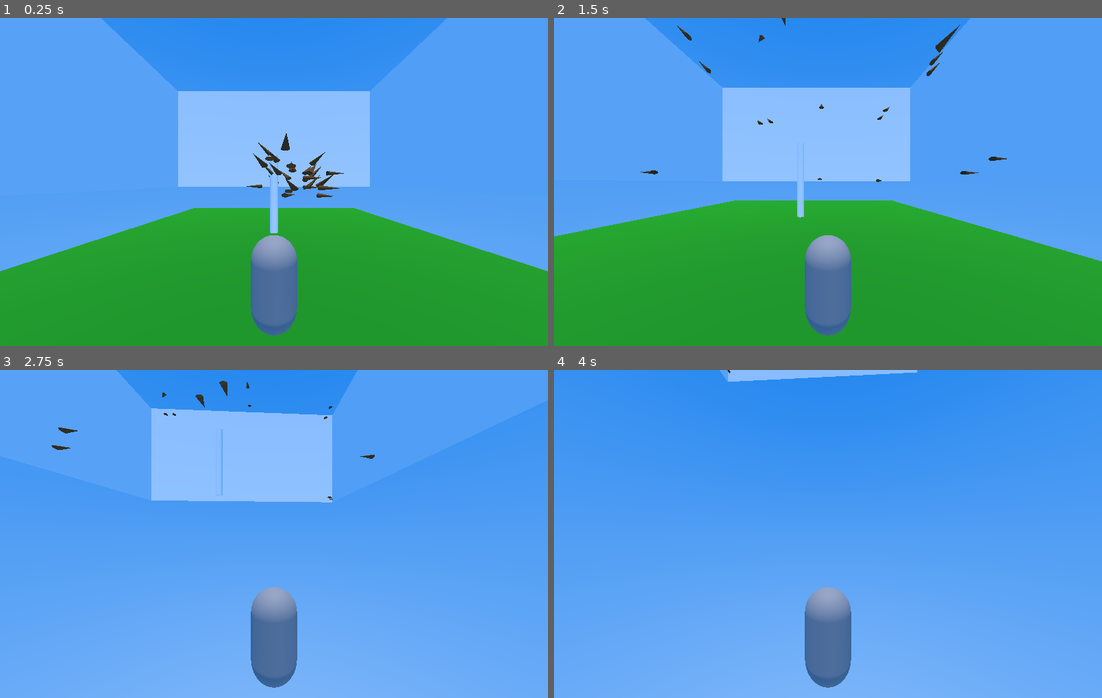
Above: before the commit, frames 1-4 (two rows, left to right).
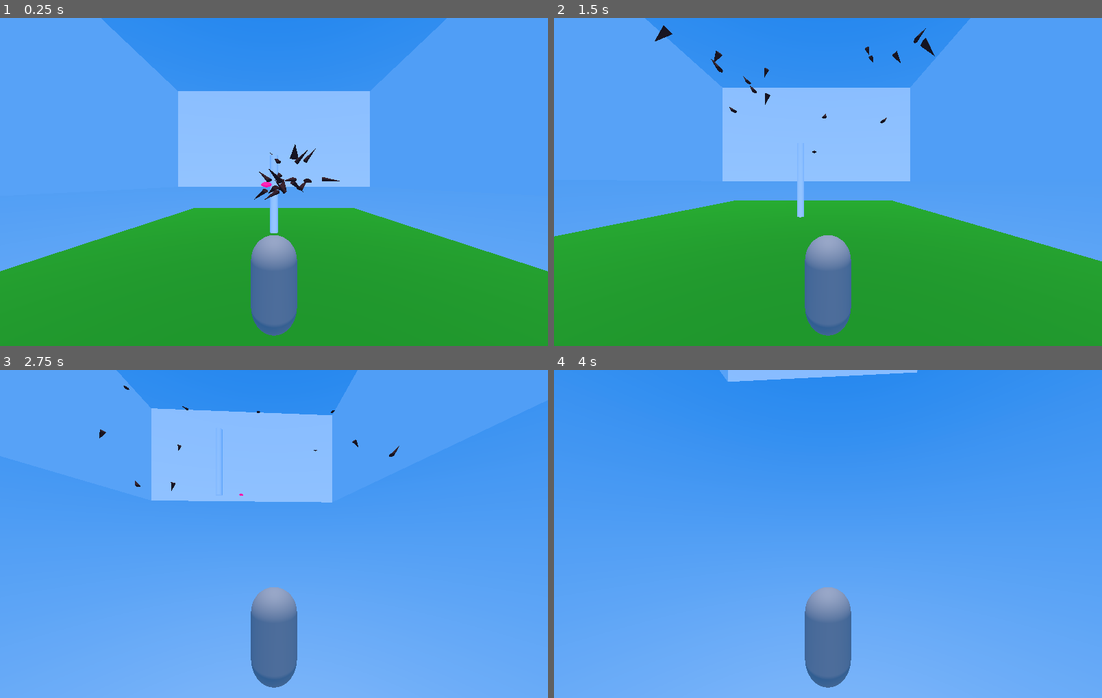
Above: after the commit, the same moments.

Repository: super-goose/boids
Game: Godot game, scene res://scenes/main_3d/main_3d.tscn
The game is run twice, just before and just after one commit, with the same random seed, the same clock (stepped at 60 frames per second) and the same inputs.
Inputs (mouse positions are in pixels of both pictures, inside the frame that each line leads up to):
- Up to frame 1 (0.25 s): no input
- Up to frame 2 (1.5 s): tap Enter (ui_accept) at 0.5, 0.77 s; move the mouse to (948, 165) at 0.52 s; hold Right (ui_right) 0.53-1.28 s; click (948, 165) at 0.67 s; move the mouse to (718, 198) at 1.27 s; hold Down (ui_down) from 1.28 s (still down)
- Up to frame 3 (2.75 s): tap Enter (ui_accept) at 1.52 s; move the mouse to (328, 461) at 2.02 s; release Down (ui_down) at 2.03 s; hold Right (ui_right) from 2.03 s (still down)
- Up to frame 4 (4 s): move the mouse to (800, 599) at 2.77 s; release Right (ui_right) at 2.78 s; hold Up (ui_up) 2.78-3.53 s; click (800, 599) at 2.92 s; tap Enter (ui_accept) at 3.02, 3.77 s; move the mouse to (992, 583) at 3.52 s; hold Left (ui_left) from 3.53 s (still down)

The runs differ from the first frame. In frame 1, 0.9% of the frame differs, in the area x 45-63%, y 35-56%; in frame 2, 0.7%; in frame 3, 0.3%; in frame 4, less than 0.1%.

Commit message:
add observation boid

Diff:
--- a/scenes/boid_3d/boid_3d.gd
+++ b/scenes/boid_3d/boid_3d.gd
@@ -4,6 +4,7 @@
 @export var speed = 14
 
 var direction = Vector3.FORWARD
+var the_one = false
 var rotation_speed = 3 * PI / 2
 var target_velocity = Vector3.ZERO
 var neighbors: Array[Boid] = []
@@ -42,6 +43,21 @@
 	constrain_position()
 	move_and_slide()
 
+"""Alignment (matching the velocity and direction of nearby boids)"""
+func alignment():
+	for neighbor in neighbors:
+		pass
+
+"""Separation (avoiding collisions with nearby boids)"""
+func separation():
+	for neighbor in neighbors:
+		pass
+
+"""Cohesion (steering towards the average position of nearby boids)"""
+func cohesion():
+	for neighbor in neighbors:
+		pass
+
 func constrain_position():
 	var box_threshold = 30
 	if position.x > box_threshold:
@@ -63,9 +79,14 @@
 	position = _position
 	direction = _direction
 
+func is_the_one():
+	the_one = true
+	$MeshInstance3D2.visible = true
+"""
+''' signals
+"""
 func _on_field_of_view_body_entered(body: Boid) -> void:
 	neighbors.push_back(body)
-
 
 func _on_field_of_view_body_exited(body: Boid) -> void:
 	var index = neighbors.find(body)
--- a/scenes/boid_3d/boid_3d.tscn
+++ b/scenes/boid_3d/boid_3d.tscn
@@ -1,12 +1,22 @@
-[gd_scene load_steps=6 format=3 uid="uid://cgnveqs7l33dh"]
+[gd_scene load_steps=8 format=3 uid="uid://cgnveqs7l33dh"]
 
 [ext_resource type="Script" path="res://scenes/boid_3d/boid_3d.gd" id="1_7dokw"]
 
 [sub_resource type="StandardMaterial3D" id="StandardMaterial3D_cm0mt"]
-albedo_color = Color(0.383818, 0.229722, 0.0600254, 1)
+albedo_color = Color(0.201153, 0.0340303, 0.0341327, 1)
 
 [sub_resource type="CylinderMesh" id="CylinderMesh_pkpoe"]
 material = SubResource("StandardMaterial3D_cm0mt")
+bottom_radius = 0.0
+
+[sub_resource type="StandardMaterial3D" id="StandardMaterial3D_aslnv"]
+albedo_color = Color(0.737387, 0, 0.277609, 1)
+emission_enabled = true
+emission = Color(0.858351, 0, 0.301548, 1)
+emission_energy_multiplier = 2.0
+
+[sub_resource type="CylinderMesh" id="CylinderMesh_t00xh"]
+material = SubResource("StandardMaterial3D_aslnv")
 bottom_radius = 0.0
 
 [sub_resource type="CapsuleShape3D" id="CapsuleShape3D_t3x1g"]
@@ -24,6 +34,12 @@
 mesh = SubResource("CylinderMesh_pkpoe")
 skeleton = NodePath("../..")
 
+[node name="MeshInstance3D2" type="MeshInstance3D" parent="."]
+transform = Transform3D(1.1, 0, 0, 0, -4.80825e-08, -0.55, 0, 1.1, -2.40413e-08, 0, 0, 0)
+visible = false
+mesh = SubResource("CylinderMesh_t00xh")
+skeleton = NodePath("../..")
+
 [node name="CollisionShape3D" type="CollisionShape3D" parent="."]
 transform = Transform3D(1, 0, 0, 0, -4.37114e-08, -1, 0, 1, -4.37114e-08, 0, 0, 0)
 shape = SubResource("CapsuleShape3D_t3x1g")
--- a/scenes/main_3d/main_3d.gd
+++ b/scenes/main_3d/main_3d.gd
@@ -7,14 +7,16 @@
 	print("adding a boid")
 	for i in range(total_boids):
 		var boid = Boid3D.instantiate()
-		var direction = Vector3(randi_range(-1, 1), randi_range(0, 1), randi_range(-1, 1))
+		var direction = Vector3(randf_range(-1, 1), randf_range(-1, 1), randf_range(-1, 1))
 		while direction.length() == 0:
-			direction = Vector3(randi_range(-1, 1), randi_range(0, 1), randi_range(-1, 1))
+			direction = Vector3(randi_range(-1, 1), randi_range(-1, 1), randi_range(-1, 1))
 
 		boid.set_stats(
 			Vector3(randi_range(1, 3), randi_range(4, 7), randi_range(1, 3)),
 			direction,
 		)
+		if i == 2:
+			boid.is_the_one()
 		$BoidContainer.add_child(boid)
 
 func _process(delta):
